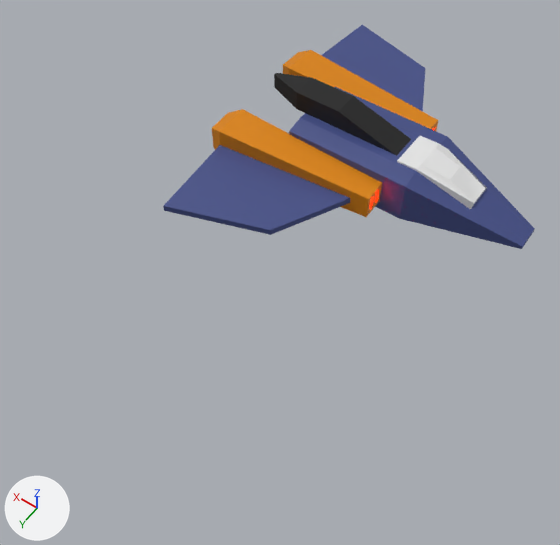
A saved change to the glTF model wwwroot/models/ship.glb.
The view is the same before and after, from a 50 mm camera at (-6.67, 4.86, 14.42) aimed at (-0.26, -4.12, 0.31). Lighting does not change. The marker at lower left points along +X, +Y and +Z. The older version comes first. Where no turn or scale is listed for an object, it has been applied to the vertices. Vertices at exactly the same position are counted once.

Before the edit, the objects in view are built like this:
```python
me_cube_006 = bpy.data.meshes.new('Cube.006')
me_cube_006.from_pydata(...)  # 52 vertices, 92 faces; spans x -1.0..1.0, y -1.0..1.0, z -8.15..1.0
me_cube_006.materials.append(mat_ship_body)  # blue #414c86
me_cube_011 = bpy.data.meshes.new('Cube.011')
me_cube_011.from_pydata(...)  # 18 vertices, 28 faces; spans x 0.14..1.38, y -0.33..0.33, z -8.15..-5.37
me_cube_011.materials.append(mat_ship_wing)  # black #282828
me_cube_012 = bpy.data.meshes.new('Cube.012')
me_cube_012.from_pydata(...)  # 16 vertices, 24 faces; spans x -1.62..1.92, y -0.7..7.78, z -0.12..0.12
me_cube_012.materials.append(mat_ship_body)  # blue #414c86
ob_cube = bpy.data.objects.new('Cube', me_cube_006)
ob_cube.location = (-1.69, -7.59, 1.17)
ob_cube.rotation_euler = (0.0, 0.0, 3.142)  # degrees (0, 0, 180)
ob_cube.scale = (-2.93, -1.0, -0.178)
ob_cube_003 = bpy.data.objects.new('Cube.003', me_cube_011)
ob_cube_003.location = (-1.689, -7.585, 1.169)
ob_cube_003.rotation_euler = (0.0, 0.0, 3.142)  # degrees (0, 0, 180)
ob_cube_003.scale = (-2.93, -1.0, -0.178)
ob_cube_004 = bpy.data.objects.new('Cube.004', me_cube_012)
ob_cube_004.location = (0.69, -11.13, 1.52)
# also in view: 'Cube.002' at (-2.34, -7.59, 1.9); 'Cube.001' at (0.8, -7.59, 1.54)
```
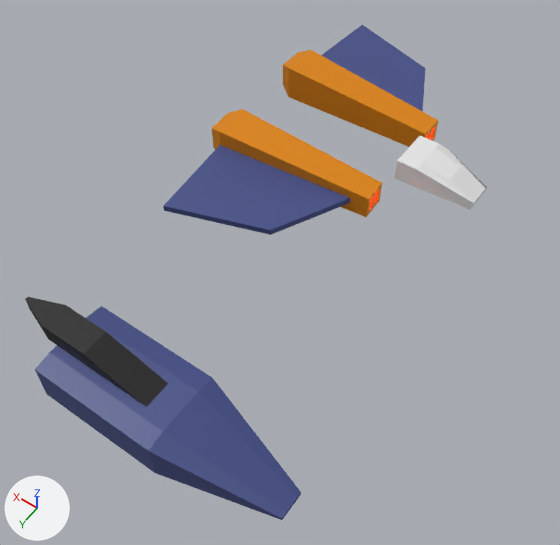
The newer file is also turned or shifted as a whole; pictures and numbers use the older file's frame.

Where the change shows, as pixel boxes [x1, y1, x2, y2] in the pictures (560 x 545 px):
'Cube', moved: before [289, 87, 535, 249]; after [35, 306, 301, 520]
'Cube.003', moved: before [274, 73, 411, 156]; after [25, 297, 168, 407]

What changed in the scene script:
```text
Change me_cube_006:
    used by ob_cube; location = (-1.69, -7.59, 1.17); rotation_euler = (0.0, 0.0, 3.142), in degrees (0, 0, 180); scale = (-2.93, -1.0, -0.178)
    remove me_cube_006.from_pydata(...)  # 52 vertices, 92 faces; spans x -1.0..1.0, y -1.0..1.0, z -8.15..1.0
    add me_cube_006.from_pydata(...)  # 52 vertices, 92 faces; spans x -3.49..2.37, y -1.0..1.0, z -0.65..0.98
    me_cube_006 part 1: the whole mesh is scaled about its middle by (2.93, 1, -0.178), then moved by (-0.56, 0.0, 3.74)
Change me_cube_011:
    used by ob_cube_003; location = (-1.689, -7.585, 1.169); rotation_euler = (0.0, 0.0, 3.142), in degrees (0, 0, 180); scale = (-2.93, -1.0, -0.178)
    remove me_cube_011.from_pydata(...)  # 18 vertices, 28 faces; spans x 0.14..1.38, y -0.33..0.33, z -8.15..-5.37
    add me_cube_011.from_pydata(...)  # 18 vertices, 28 faces; spans x 0.4..4.05, y -0.33..0.33, z 0.96..1.45
    me_cube_011 part 2: the whole mesh is scaled about the mesh origin by (2.93, 1, -0.178)
Change ob_cube:
    ob_cube.rotation_euler: (0.0, 0.0, 3.142) -> (0.0, 0.0, 0.0)  # degrees (0, 0, 180) -> degrees (0, 0, 0)
    ob_cube.scale: (-2.93, -1.0, -0.178) -> (1.0, 1.0, 1.0)
    ob_cube.location: (-1.69, -7.59, 1.17) -> (0.0, 0.0, 0.0)
Change ob_cube_003:
    ob_cube_003.rotation_euler: (0.0, 0.0, 3.142) -> (0.0, 0.0, 0.0)  # degrees (0, 0, 180) -> degrees (0, 0, 0)
    ob_cube_003.scale: (-2.93, -1.0, -0.178) -> (1.0, 1.0, 1.0)
    add ob_cube_003.parent = ob_cube
    ob_cube_003.location: (-1.689, -7.585, 1.169) -> (-0.559, 0.0, -0.47)
```
